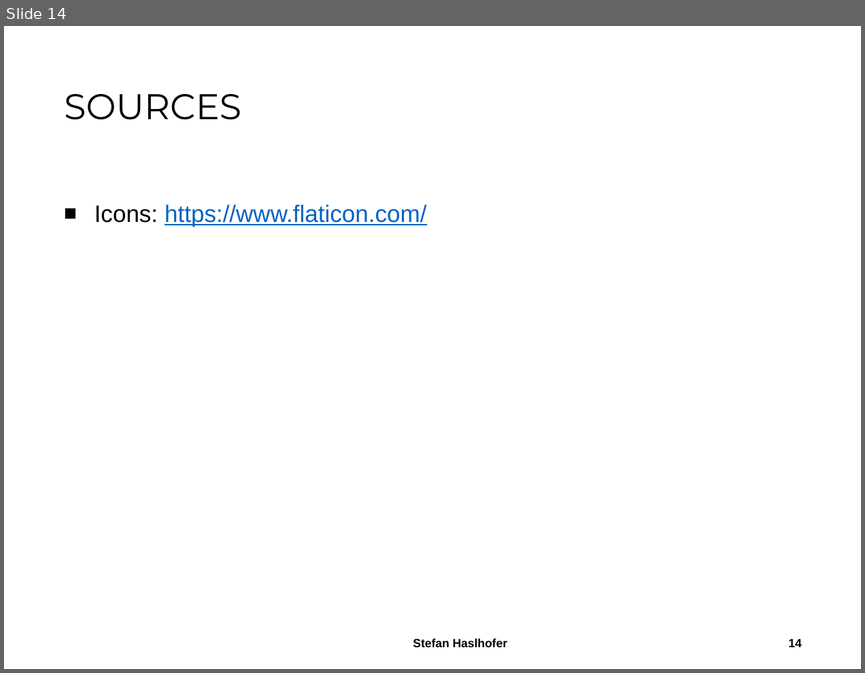
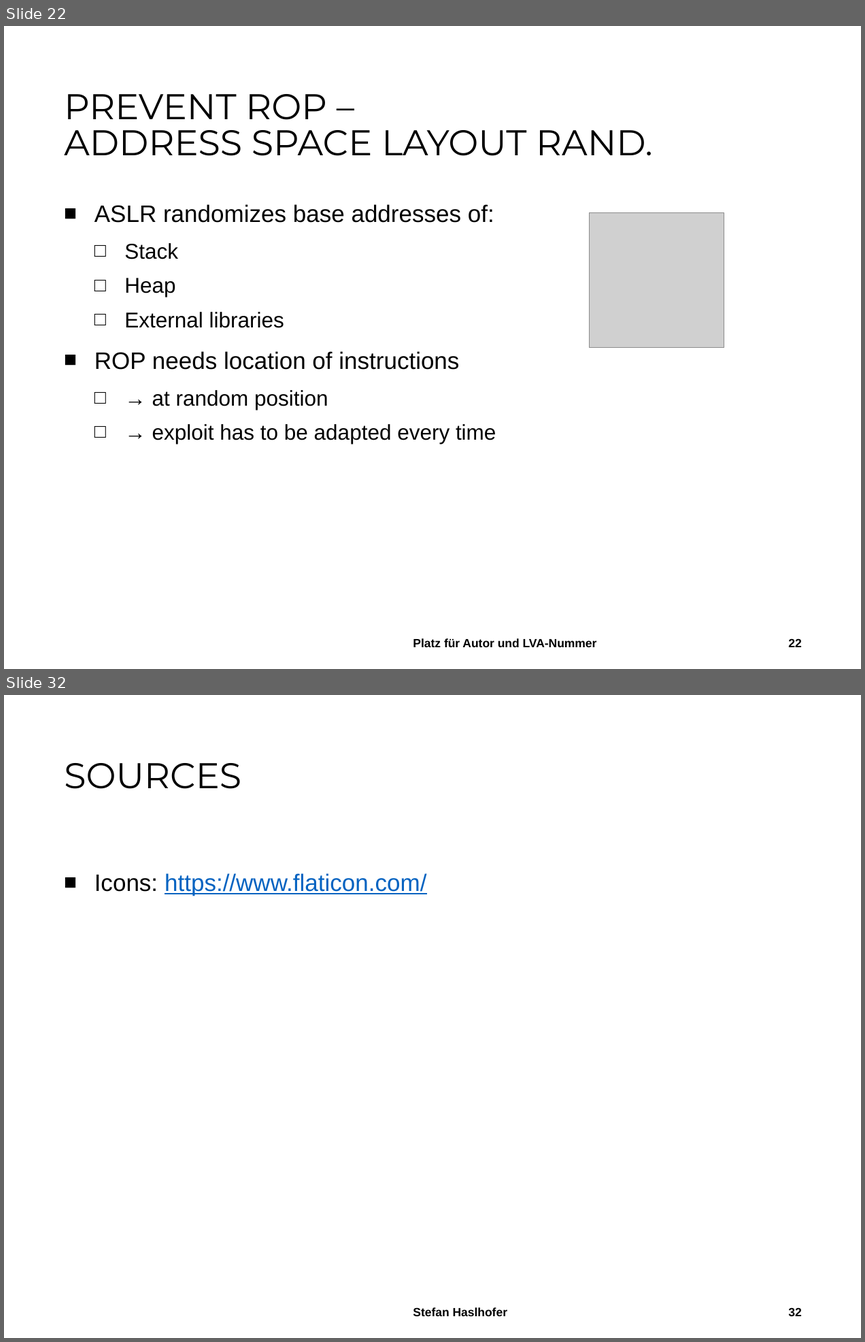
Before and after one commit to StefanHaslhofer/Seminar_Networks_and_Security, a slide deck: ROP.pptx. Shown one above the other, each under a label of ours: slide 14 before the commit, slides 22 and 32 after it; the slides between them are not shown. The pictures are 865x673 and 865x1342 pixels, drawn with LibreOffice and Linux fonts; fonts in the diff are those of the drawing; grey boxes stand for pictures; background and template pictures are left out. Boxes give left, top, right and bottom in pixels: in the first picture for what was removed or moved away, otherwise in the second. Text is boxed around its words. In the diff, an @@ line names an element or a change of style, - is before the commit and + after.

```diff
--- a/ROP.pptx
+++ b/ROP.pptx
@@ slide 22 added at (4, 26, 861, 669), background #FFFFFF @@
@@ title added at (64, 94, 653, 156), 30 pt, text #000000 @@
+PREVENT ROP –
+ADDRESS SPACE LAYOUT RAND.
@@ text added at (94, 204, 496, 444), 18 pt, text #000000 @@
+■ ASLR randomizes base addresses of:
+  □ Stack
+  □ Heap
+  □ External libraries
+■ ROP needs location of instructions
+  □ → at random position
+  □ → exploit has to be adapted every time
@@ picture added at (589, 213, 723, 347) @@
@@ text added at (413, 638, 597, 647), 10 pt, text #000000, bold @@
+Platz für Autor und LVA-Nummer
@@ page number added at (788, 638, 801, 647), 10 pt, text #000000, bold @@
+22
@@ what was slide 14 is now slide 32 @@
@@ page number at (788, 1308, 801, 1316): text changed @@
-14
+32
```
Also in this commit, not shown: 4 slides changed, 17 other slides added.
